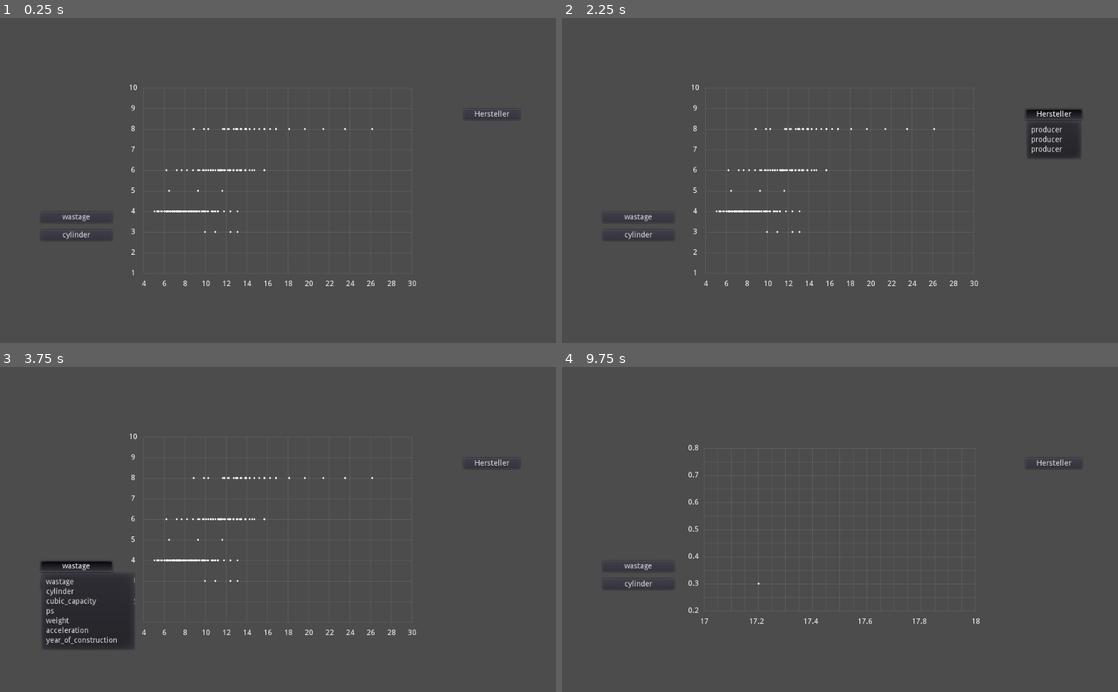
Above: before the commit, frames 1-4 (two rows, left to right).
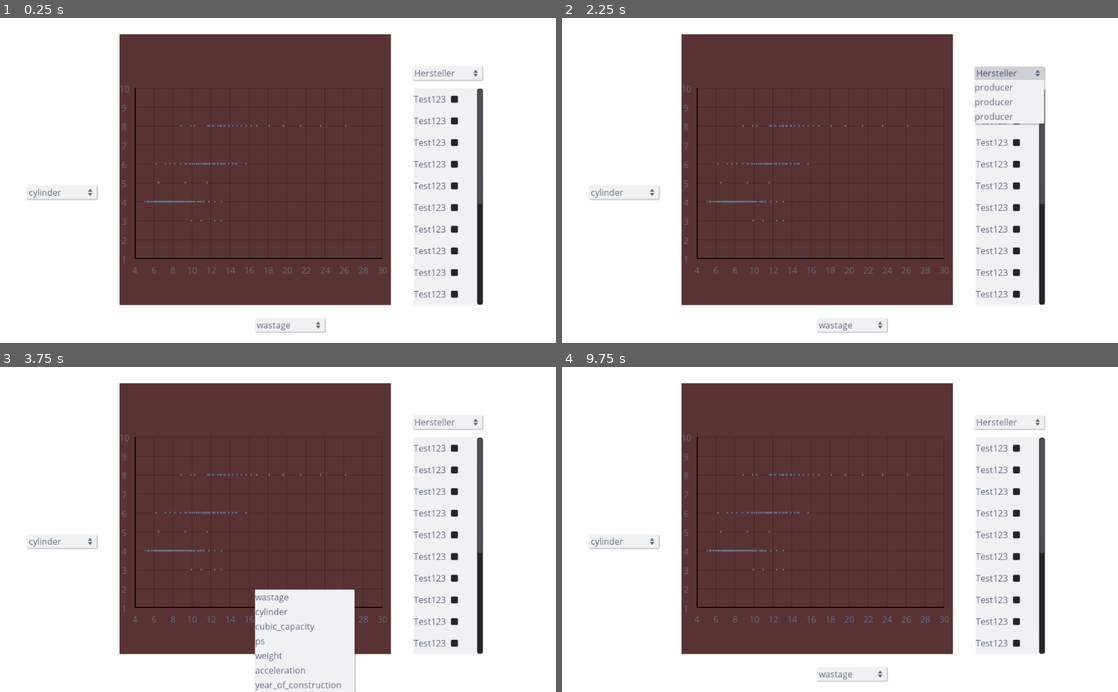
Above: after the commit, the same moments.

Repository: nevs-devs/cars
Game: Godot game, scene res://Main.tscn
Two runs of this game, one before a commit and one after it. Both use one fixed random seed, a clock stepped at 60 frames per second and the inputs below.
Inputs (mouse positions are in pixels of both pictures, inside the frame that each line leads up to):
- Up to frame 1 (0.25 s): no input
- Up to frame 2 (2.25 s): click "wastage" at 0.5 s; click "cylinder" at 1.25 s; click "Hersteller" at 2 s
- Up to frame 3 (3.75 s): click (455, 448) at 2.77 s; click "wastage" at 3.5 s
- Up to frame 4 (9.75 s): click "cylinder" at 4.25 s; click "Hersteller" at 5 s; click (1017, 448) at 5.77 s; click "wastage" at 6.5 s; click "cylinder" at 7.25 s; click "Hersteller" at 8 s; click (1017, 448) at 8.77 s; tap Enter (ui_accept) at 9.5, 9.6 s

The runs differ from the first frame. In frame 1, 99% of the frame differs, in the area x 0-100%, y 0-100%; in frame 2, 99%; in frame 3, 99%; in frame 4, 99%.

Commit message:
improved styling (futher impreovment required

Diff:
--- a/AxisLabel.tscn
+++ b/AxisLabel.tscn
@@ -1,4 +1,9 @@
-[gd_scene format=2]
+[gd_scene load_steps=3 format=2]
+
+[ext_resource path="res://Open_Sans/OpenSans-Regular.ttf" type="DynamicFontData" id=1]
+
+[sub_resource type="DynamicFont" id=1]
+font_data = ExtResource( 1 )
 
 [node name="AxisLabel" type="Node2D"]
 
@@ -8,6 +13,8 @@
 margin_right = 10.0
 margin_bottom = 10.0
 grow_horizontal = 0
+custom_fonts/font = SubResource( 1 )
+custom_colors/font_color = Color( 0.384314, 0.431373, 0.521569, 1 )
 text = "1"
 align = 1
 valign = 1
--- a/Chart.gd
+++ b/Chart.gd
@@ -14,14 +14,6 @@
 func _ready():
 	initial_pos = position
 
-func _process(_delta):
-	if Input.is_action_just_pressed("ui_accept"):
-		if i == 0:
-			draw_chart(0, 100, 10, 2, 23, 49, 1, 2, [[10, 25]])
-			i+=1
-		else:
-			draw_chart(17, 18, 0.05, 4, 0.2, 0.8, 0.05, 2, [[17.2, 0.3]])
-
 func draw_chart(x_min: float, x_max: float, x_step: float, x_label_every: int, y_min: float, y_max: float, y_step: float, y_label_every: int, data: Array):
 	for l in labels:
 		l.queue_free()
@@ -35,7 +27,7 @@
 	var y_diff = y_max - y_min
 	cols = x_diff / x_step
 	rows = y_diff / y_step
-	cell_size = GRID_SIZE / max(rows, cols)
+	cell_size = (GRID_SIZE - 40) / max(rows, cols)
 	var width = cols * cell_size
 	var height = rows * cell_size
 	position = initial_pos - Vector2((cols * cell_size) / 2, (rows * cell_size) / 2)
@@ -69,6 +61,12 @@
 
 func _draw():
 	for c in range(cols + 1):
-		draw_line(Vector2(c * cell_size, 0), Vector2(c * cell_size, rows * cell_size), Color(1, 1, 1, 0.1), 1.0)
+		if c == 0:
+			draw_line(Vector2(c * cell_size, 0), Vector2(c * cell_size, rows * cell_size), Color("010101"), 1.2)
+		else:
+			draw_line(Vector2(c * cell_size, 0), Vector2(c * cell_size, rows * cell_size), Color("40010101"), 1.0)
 	for r in range(rows + 1):
-		draw_line(Vector2(0, r * cell_size), Vector2(cols * cell_size, r * cell_size), Color(1, 1, 1, 0.1), 1.0)
+		if r == rows:
+			draw_line(Vector2(0, r * cell_size), Vector2(cols * cell_size, r * cell_size), Color("010101"), 1.2)
+		else:
+			draw_line(Vector2(0, r * cell_size), Vector2(cols * cell_size, r * cell_size), Color("40010101"), 1.0)
--- /dev/null
+++ b/CheckListItem.tscn
@@ -0,0 +1,33 @@
+[gd_scene load_steps=3 format=2]
+
+[ext_resource path="res://Open_Sans/OpenSans-Regular.ttf" type="DynamicFontData" id=1]
+
+[sub_resource type="DynamicFont" id=1]
+font_data = ExtResource( 1 )
+
+[node name="Control" type="Control"]
+anchor_right = 1.0
+anchor_bottom = 1.0
+__meta__ = {
+"_edit_use_anchors_": false
+}
+
+[node name="HBoxContainer" type="HBoxContainer" parent="."]
+margin_right = 128.0
+margin_bottom = 40.0
+__meta__ = {
+"_edit_use_anchors_": false
+}
+
+[node name="Label" type="Label" parent="HBoxContainer"]
+margin_top = 8.0
+margin_right = 59.0
+margin_bottom = 31.0
+custom_fonts/font = SubResource( 1 )
+custom_colors/font_color = Color( 0.384314, 0.431373, 0.521569, 1 )
+text = "Test123"
+
+[node name="CheckBox" type="CheckBox" parent="HBoxContainer"]
+margin_left = 63.0
+margin_right = 87.0
+margin_bottom = 40.0
--- a/DataPoint.tscn
+++ b/DataPoint.tscn
@@ -5,5 +5,6 @@
 [node name="DataPoint" type="Node2D"]
 
 [node name="Sprite" type="Sprite" parent="."]
+modulate = Color( 0.384314, 0.431373, 0.521569, 1 )
 scale = Vector2( 0.1, 0.1 )
 texture = ExtResource( 1 )
--- a/Main.gd
+++ b/Main.gd
@@ -2,6 +2,7 @@
 
 const AxisOptions = ['wastage', 'cylinder', 'cubic_capacity', 'ps', 'weight', 'acceleration', 'year_of_construction']
 const SelectOptions = ['model', 'producer', 'origin']
+const check_list_item = preload("res://CheckListItem.tscn")
 var cars = []
 var x_id = 0
 var y_id = 1
@@ -116,3 +117,6 @@
 	read_cars()
 	add_options()
 	refresh_chart()
+	for i in range(20):
+		var item = check_list_item.instance()
+		$ScrollContainer/VBoxContainer.add_child(item)
--- a/Main.tscn
+++ b/Main.tscn
@@ -1,43 +1,134 @@
-[gd_scene load_steps=3 format=2]
+[gd_scene load_steps=6 format=2]
 
 [ext_resource path="res://Main.gd" type="Script" id=1]
 [ext_resource path="res://Chart.tscn" type="PackedScene" id=2]
+[ext_resource path="res://theme.tres" type="Theme" id=3]
+[ext_resource path="res://dropdown-small.png" type="Texture" id=4]
+
+[sub_resource type="StreamTexture" id=1]
 
 [node name="Main" type="Node2D"]
 script = ExtResource( 1 )
 
-[node name="Chart" parent="." instance=ExtResource( 2 )]
-position = Vector2( 512, 300 )
-
-[node name="XAxisChooser" type="MenuButton" parent="."]
-margin_left = 75.0
-margin_top = 358.0
-margin_right = 207.0
-margin_bottom = 378.0
-text = "X-Achse"
-flat = false
+[node name="ColorRect" type="ColorRect" parent="."]
+margin_right = 1024.0
+margin_bottom = 600.0
 __meta__ = {
 "_edit_use_anchors_": false
 }
 
-[node name="YAxisChooser" type="MenuButton" parent="."]
-margin_left = 75.0
-margin_top = 391.0
-margin_right = 207.0
-margin_bottom = 411.0
-text = "Y-Achse"
-flat = false
+[node name="ChartArea" type="ColorRect" parent="."]
+margin_left = 220.0
+margin_top = 30.0
+margin_right = 720.0
+margin_bottom = 530.0
+color = Color( 0.352941, 0.203922, 0.203922, 1 )
 __meta__ = {
 "_edit_use_anchors_": false
 }
 
-[node name="SelectButton" type="MenuButton" parent="."]
-margin_left = 854.0
-margin_top = 168.0
-margin_right = 958.0
-margin_bottom = 188.0
-text = "Hersteller"
+[node name="Chart" parent="." instance=ExtResource( 2 )]
+position = Vector2( 476, 286 )
+
+[node name="XAxisChooser" type="MenuButton" parent="."]
+margin_left = 470.0
+margin_top = 555.0
+margin_right = 598.0
+margin_bottom = 579.0
+theme = ExtResource( 3 )
+text = "X-Achse"
+icon = SubResource( 1 )
 flat = false
+align = 0
 __meta__ = {
 "_edit_use_anchors_": false
 }
+
+[node name="DropDown" type="Sprite" parent="XAxisChooser"]
+position = Vector2( 116, 12 )
+scale = Vector2( 0.4, 0.4 )
+texture = ExtResource( 4 )
+
+[node name="YAxisChooser" type="MenuButton" parent="."]
+margin_left = 50.0
+margin_top = 310.0
+margin_right = 178.0
+margin_bottom = 334.0
+theme = ExtResource( 3 )
+text = "Y-Achse"
+icon = SubResource( 1 )
+flat = false
+align = 0
+__meta__ = {
+"_edit_use_anchors_": false
+}
+
+[node name="DropDown" type="Sprite" parent="YAxisChooser"]
+position = Vector2( 116, 12 )
+scale = Vector2( 0.4, 0.4 )
+texture = ExtResource( 4 )
+
+[node name="SelectButton" type="MenuButton" parent="."]
+margin_left = 760.0
+margin_top = 90.0
+margin_right = 888.0
+margin_bottom = 114.0
+theme = ExtResource( 3 )
+text = "Hersteller"
+icon = SubResource( 1 )
+flat = false
+align = 0
+__meta__ = {
+"_edit_use_anchors_": false
+}
+
+[node name="DropDown" type="Sprite" parent="SelectButton"]
+position = Vector2( 116, 12 )
+scale = Vector2( 0.4, 0.4 )
+texture = ExtResource( 4 )
+
+[node name="AxisX" type="Label" parent="."]
+margin_left = 390.0
+margin_top = 555.0
+margin_right = 451.0
+margin_bottom = 578.0
+theme = ExtResource( 3 )
+text = "X-Achse"
+__meta__ = {
+"_edit_use_anchors_": false
+}
+
+[node name="AxisY" type="Label" parent="."]
+margin_left = 50.0
+margin_top = 280.0
+margin_right = 111.0
+margin_bottom = 303.0
+theme = ExtResource( 3 )
+text = "Y-Achse"
+__meta__ = {
+"_edit_use_anchors_": false
+}
+
+[node name="Highlight" type="Label" parent="."]
+margin_left = 760.0
+margin_top = 60.0
+margin_right = 828.0
+margin_bottom = 83.0
+theme = ExtResource( 3 )
+text = "Highlight"
+__meta__ = {
+"_edit_use_anchors_": false
+}
+
+[node name="ScrollContainer" type="ScrollContainer" parent="."]
+margin_left = 762.0
+margin_top = 130.0
+margin_right = 890.0
+margin_bottom = 530.0
+theme = ExtResource( 3 )
+__meta__ = {
+"_edit_use_anchors_": false
+}
+
+[node name="VBoxContainer" type="VBoxContainer" parent="ScrollContainer"]
+custom_constants/separation = 40
--- /dev/null
+++ b/theme.tres
@@ -0,0 +1,123 @@
+[gd_resource type="Theme" load_steps=11 format=2]
+
+[ext_resource path="res://Open_Sans/OpenSans-Regular.ttf" type="DynamicFontData" id=1]
+[ext_resource path="res://Open_Sans/OpenSans-SemiBold.ttf" type="DynamicFontData" id=2]
+
+[sub_resource type="DynamicFont" id=7]
+font_data = ExtResource( 2 )
+
+[sub_resource type="DynamicFont" id=1]
+font_data = ExtResource( 1 )
+
+[sub_resource type="StyleBoxFlat" id=2]
+bg_color = Color( 0.807843, 0.819608, 0.839216, 1 )
+border_color = Color( 0, 0, 0, 1 )
+corner_radius_top_left = 3
+corner_radius_top_right = 3
+corner_radius_bottom_right = 3
+corner_radius_bottom_left = 3
+shadow_color = Color( 0, 0, 0, 0.25098 )
+shadow_size = 2
+shadow_offset = Vector2( 1, 1 )
+
+[sub_resource type="StyleBoxFlat" id=3]
+bg_color = Color( 0.945098, 0.94902, 0.956863, 1 )
+border_color = Color( 0, 0, 0, 1 )
+corner_radius_top_left = 2
+corner_radius_top_right = 2
+corner_radius_bottom_right = 2
+corner_radius_bottom_left = 2
+shadow_color = Color( 0, 0, 0, 0.25098 )
+shadow_size = 2
+shadow_offset = Vector2( 1, 1 )
+
+[sub_resource type="StyleBoxFlat" id=4]
+bg_color = Color( 0.807843, 0.819608, 0.839216, 1 )
+border_color = Color( 0, 0, 0, 1 )
+corner_radius_top_left = 3
+corner_radius_top_right = 3
+corner_radius_bottom_right = 3
+corner_radius_bottom_left = 3
+shadow_color = Color( 0, 0, 0, 0.25098 )
+shadow_size = 2
+shadow_offset = Vector2( 1, 1 )
+
+[sub_resource type="DynamicFont" id=6]
+font_data = ExtResource( 1 )
+
+[sub_resource type="StyleBoxFlat" id=5]
+bg_color = Color( 0.807843, 0.819608, 0.839216, 1 )
+border_color = Color( 0, 0, 0, 1 )
+corner_radius_top_left = 2
+corner_radius_top_right = 2
+corner_radius_bottom_right = 2
+corner_radius_bottom_left = 2
+shadow_color = Color( 0, 0, 0, 0.25098 )
+shadow_size = 2
+shadow_offset = Vector2( 1, 1 )
+
+[sub_resource type="StyleBoxFlat" id=8]
+bg_color = Color( 0.945098, 0.94902, 0.956863, 1 )
+corner_radius_top_left = 2
+corner_radius_top_right = 2
+corner_radius_bottom_right = 2
+corner_radius_bottom_left = 2
+
+[resource]
+CheckBox/colors/font_color = Color( 0.88, 0.88, 0.88, 1 )
+CheckBox/colors/font_color_disabled = Color( 0.9, 0.9, 0.9, 0.2 )
+CheckBox/colors/font_color_hover = Color( 0.94, 0.94, 0.94, 1 )
+CheckBox/colors/font_color_hover_pressed = Color( 1, 1, 1, 1 )
+CheckBox/colors/font_color_pressed = Color( 1, 1, 1, 1 )
+CheckBox/constants/check_vadjust = 0
+CheckBox/constants/hseparation = 4
+CheckBox/fonts/font = null
+CheckBox/icons/checked = null
+CheckBox/icons/radio_checked = null
+CheckBox/icons/radio_unchecked = null
+CheckBox/icons/unchecked = null
+CheckBox/styles/disabled = null
+CheckBox/styles/focus = null
+CheckBox/styles/hover = null
+CheckBox/styles/hover_pressed = null
+CheckBox/styles/normal = null
+CheckBox/styles/pressed = null
+Label/colors/font_color = Color( 0.141176, 0.141176, 0.141176, 1 )
+Label/colors/font_color_shadow = Color( 0, 0, 0, 0 )
+Label/colors/font_outline_modulate = Color( 1, 1, 1, 1 )
+Label/constants/line_spacing = 3
+Label/constants/shadow_as_outline = 0
+Label/constants/shadow_offset_x = 1
+Label/constants/shadow_offset_y = 1
+Label/fonts/font = SubResource( 7 )
+Label/styles/normal = null
+MenuButton/colors/font_color = Color( 0.384314, 0.431373, 0.521569, 1 )
+MenuButton/colors/font_color_disabled = Color( 1, 1, 1, 0.3 )
+MenuButton/colors/font_color_hover = Color( 0.384314, 0.431373, 0.521569, 1 )
+MenuButton/colors/font_color_pressed = Color( 0.278431, 0.313726, 0.384314, 1 )
+MenuButton/constants/hseparation = 3
+MenuButton/fonts/font = SubResource( 1 )
+MenuButton/styles/disabled = null
+MenuButton/styles/focus = null
+MenuButton/styles/hover = SubResource( 2 )
+MenuButton/styles/normal = SubResource( 3 )
+MenuButton/styles/pressed = SubResource( 4 )
+PopupMenu/colors/font_color = Color( 0.384314, 0.431373, 0.521569, 1 )
+PopupMenu/colors/font_color_accel = Color( 0.7, 0.7, 0.7, 0.8 )
+PopupMenu/colors/font_color_disabled = Color( 0.4, 0.4, 0.4, 0.8 )
+PopupMenu/colors/font_color_hover = Color( 0.278431, 0.313726, 0.384314, 1 )
+PopupMenu/constants/hseparation = 4
+PopupMenu/constants/vseparation = 4
+PopupMenu/fonts/font = SubResource( 6 )
+PopupMenu/icons/checked = null
+PopupMenu/icons/radio_checked = null
+PopupMenu/icons/radio_unchecked = null
+PopupMenu/icons/submenu = null
+PopupMenu/icons/unchecked = null
+PopupMenu/styles/hover = SubResource( 5 )
+PopupMenu/styles/labeled_separator_left = null
+PopupMenu/styles/labeled_separator_right = null
+PopupMenu/styles/panel = SubResource( 3 )
+PopupMenu/styles/panel_disabled = null
+PopupMenu/styles/separator = null
+ScrollContainer/styles/bg = SubResource( 8 )
Binary file added: Open_Sans/OpenSans-Bold.ttf
Binary file added: Open_Sans/OpenSans-Regular.ttf
Binary file added: dropdown-small.png
